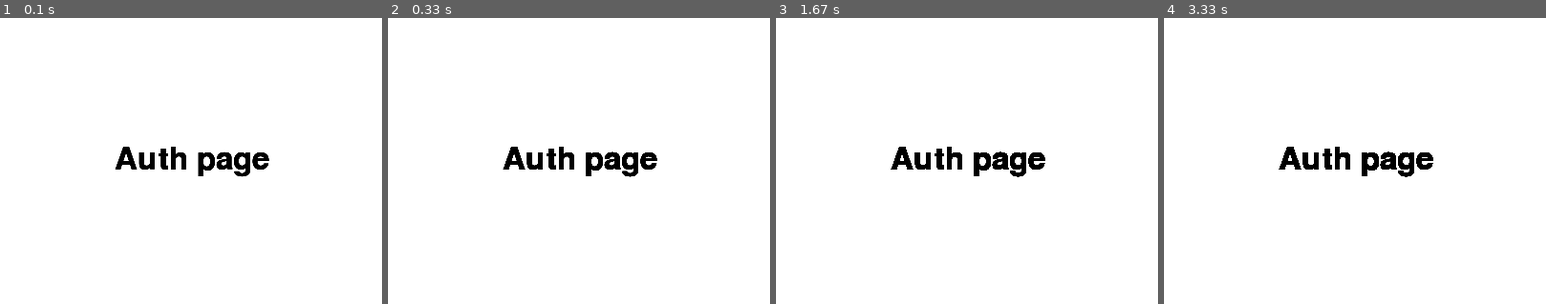
Above: before the commit, frames 1-4 (left to right).
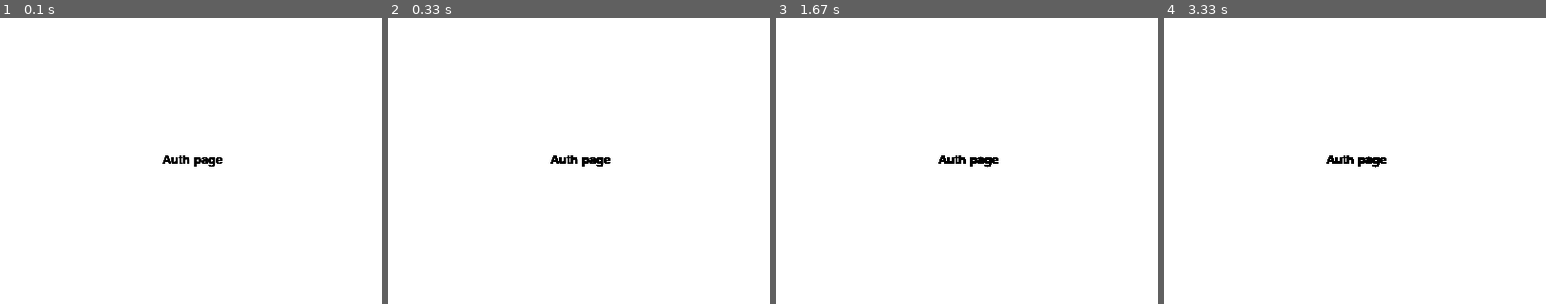
Above: after the commit, the same moments.

Repository: alechries/hhbk-project-pygame
Game: pygame game, started from start.py
Two runs of this game, one before a commit and one after it. Both use one fixed random seed, a clock stepped at 60 frames per second and the inputs below.
Inputs:
- Up to frame 1 (0.1 s): no input
- Up to frame 2 (0.33 s): no input
- Up to frame 3 (1.67 s): no input
- Up to frame 4 (3.33 s): no input
The pictures show only the part of the screen within x 25-75%, y 25-75%; the shares and areas given below are measured in that part.

The runs differ from the first frame. In frame 1, 1.7% of the frame differs, in the area x 30-71%, y 45-56%; in frame 2, 1.7%; in frame 3, 1.7%; in frame 4, 1.7%.

Commit message:
Game folder

Diff:
--- a/utils/page.py
+++ b/utils/page.py
@@ -25,7 +25,9 @@
     def __init__(self, thema=BaseThema()):
         self.thema = thema
         self.config = Config()
-        self.DEFAULT_FONT = SysFont('Default font', 48)
+        self.DEFAULT_FONT = SysFont('Default font', 20)
+        self.MEDIUM_FONT = SysFont('Medium font', 40)
+        self.BIG_FONT = SysFont('Big font', 50)
         self.SCREEN.fill(self.thema.background)
 
     def set_as_current_page(self):
Empty file added: assets/fonts/empty.txt
